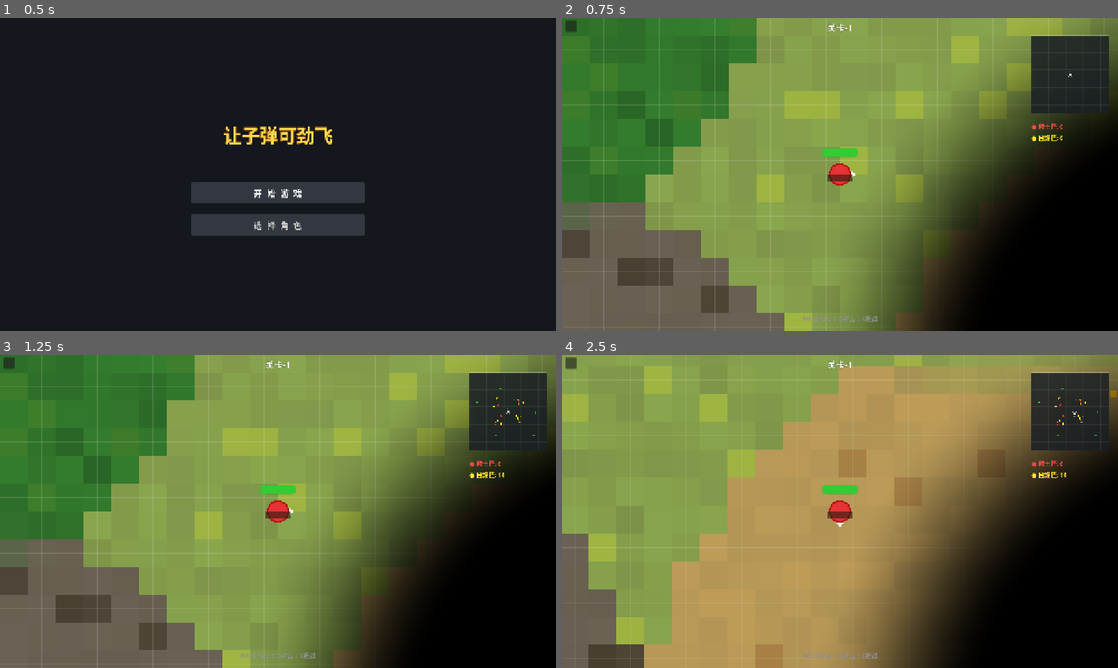
Above: before the commit, frames 1-4 (two rows, left to right).
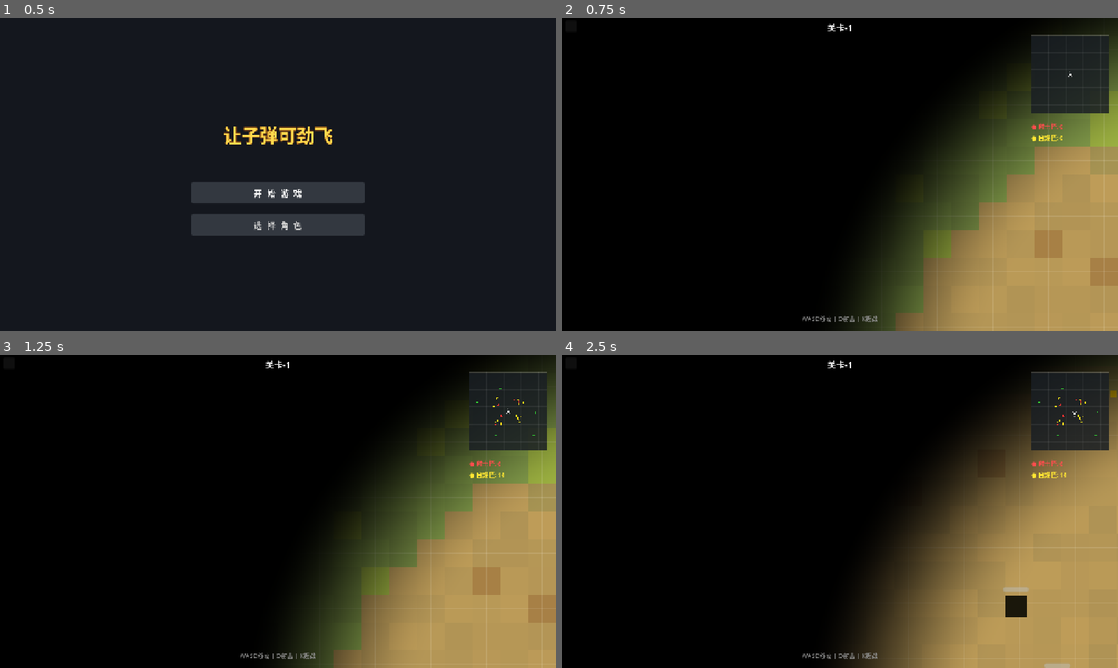
Above: after the commit, the same moments.

Repository: aikuangren/chiji
Game: Godot game, scene res://scenes/main_menu.tscn
Two runs of this game, one before a commit and one after it. Both use one fixed random seed, a clock stepped at 60 frames per second and the inputs below.
Inputs (mouse positions are in pixels of both pictures, inside the frame that each line leads up to):
- Up to frame 1 (0.5 s): no input
- Up to frame 2 (0.75 s): click "开 始 游 戏" at 0.5 s
- Up to frame 3 (1.25 s): no input
- Up to frame 4 (2.5 s): tap Enter (ui_accept) at 1.25, 1.52, 2.27 s; move the mouse to (962, 495) at 1.27 s; hold D 1.28-2.03 s; hold O 1.28-2.03 s; move the mouse to (728, 527) at 2.02 s; hold S from 2.03 s (still down); tap K at 2.1 s

Frame 1 is identical in both runs. In frame 2, 94% of the frame differs, in the area x 0-100%, y 0-100%; in frame 3, 94%; in frame 4, 94%.

Commit message:
fix: 反转迷雾 - 近处透明远处黑色

Diff:
--- a/shaders/fog.gdshader
+++ b/shaders/fog.gdshader
@@ -12,7 +12,7 @@
 	float dist = distance(uv, player_pos);
 
 	// 在玩家周围圆形区域内透明，外部黑色
-	float alpha = smoothstep(radius + softness, radius - softness, dist);
+	float alpha = smoothstep(radius - softness, radius + softness, dist);
 	alpha = clamp(alpha, 0.0, 1.0);
 
 	COLOR = vec4(0.0, 0.0, 0.0, alpha);
